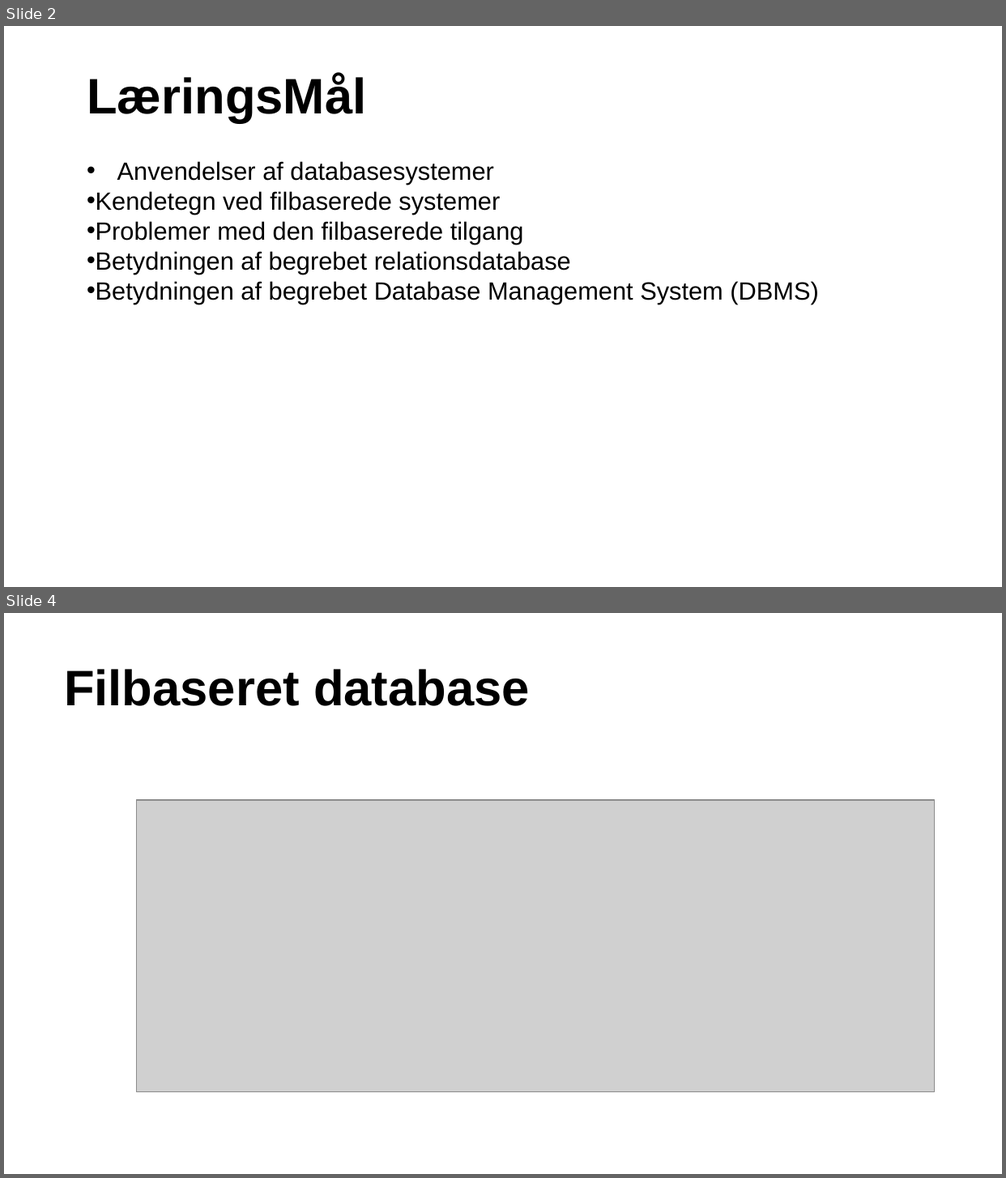
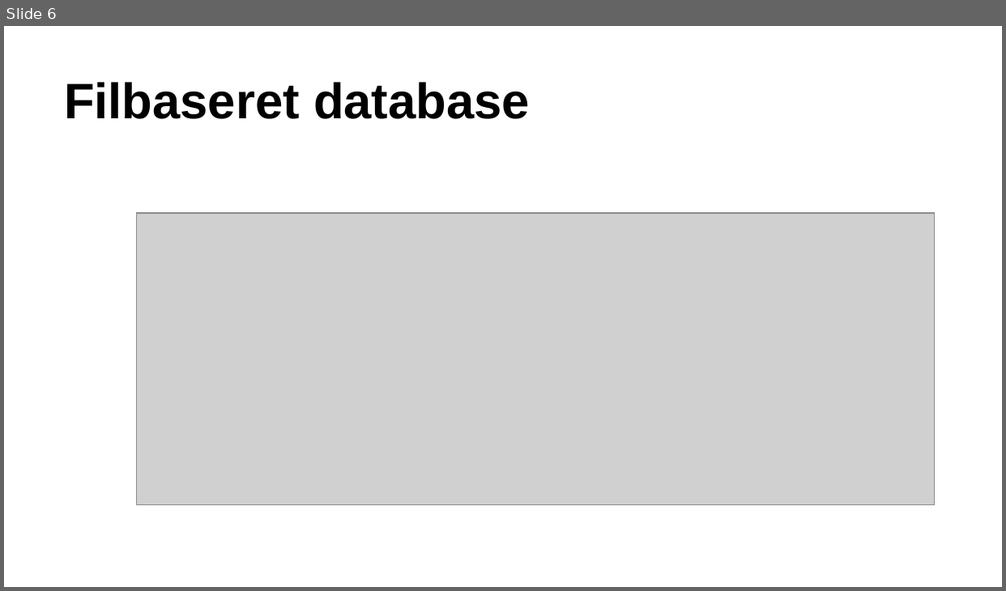
Before and after one commit to xiaoleibi/DMU26, a slide deck: DBPPT/DB Gang1Intro_mandag.pptx. Shown one above the other, each under a label of ours: slides 2 and 4 before the commit, slide 6 after it; the slides between them are not shown. The pictures are 1006x1178 and 1006x591 pixels, drawn with LibreOffice and Linux fonts; fonts in the diff are those of the drawing; grey boxes stand for pictures. Boxes give left, top, right and bottom in pixels: in the first picture for what was removed or moved away, otherwise in the second. Text is boxed around its words. In the diff, an @@ line names an element or a change of style, - is before the commit and + after.

```diff
--- a/DBPPT/DB Gang1Intro_mandag.pptx
+++ b/DBPPT/DB Gang1Intro_mandag.pptx
@@ slide 2 removed at (4, 26, 1002, 587), background #FFFFFF @@
@@ title removed at (87, 74, 366, 123) @@
-LæringsMål
@@ text removed at (87, 161, 818, 304) @@
-• Anvendelser af databasesystemer
-• Kendetegn ved filbaserede systemer
-• Problemer med den filbaserede tilgang
-• Betydningen af begrebet relationsdatabase
-• Betydningen af begrebet Database Management System (DBMS)
@@ what was slide 4 is now slide 6 @@
```
Also in this commit, not shown: 14 slides changed, 14 slides added, 3 other slides removed.
